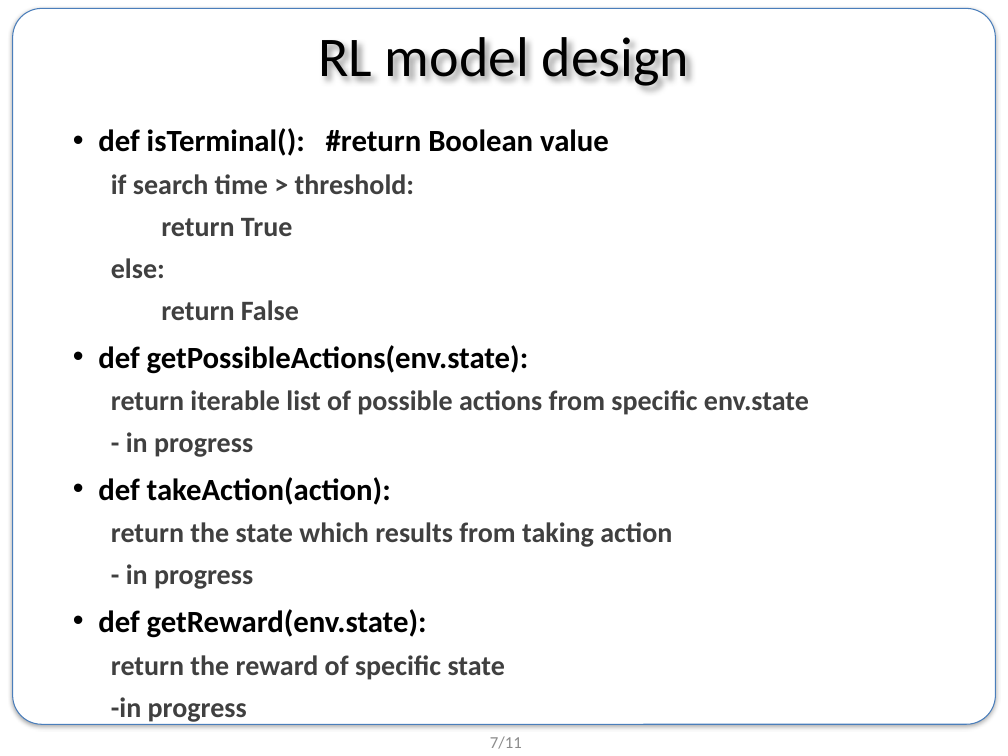
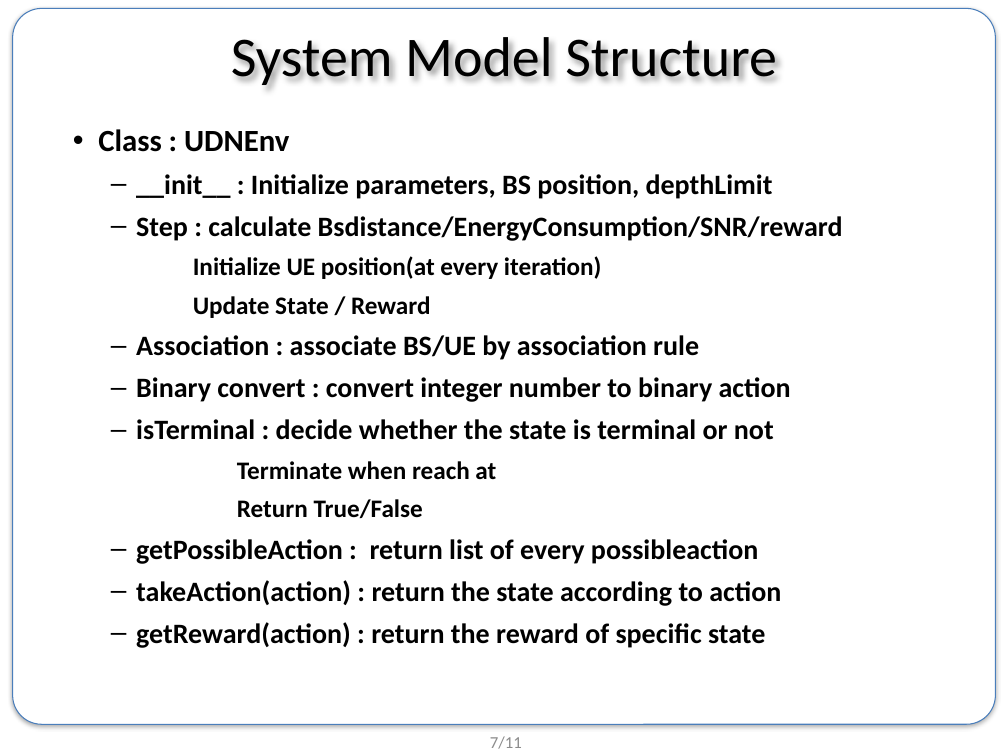
Before and after one commit to BongSangKim/UGRP, a slide deck: slide 7 of Survey meeting/0719 survey/190719 UGRP 발표자료.pptx. Drawn at 1008x756 pixels with LibreOffice and Linux fonts; fonts in the diff are those of the drawing; background and template pictures are left out. Boxes give left, top, right and bottom in pixels: in the first picture for what was removed or moved away, otherwise in the second. Text is boxed around its words. In the diff, an @@ line names an element or a change of style, - is before the commit and + after.

```diff
--- a/Survey meeting/0719 survey/190719 UGRP 발표자료.pptx
+++ b/Survey meeting/0719 survey/190719 UGRP 발표자료.pptx
@@ title at [231,37,777,85]: text changed @@
-RL model design
+System Model Structure
@@ text at [98,129,843,648]: text changed; text colour #404040 to #000000 @@
-• def isTerminal(): #return Boolean value
-  if search time > threshold:
-  return True
-  else:
-  return False
-• def getPossibleActions(env.state):
-  return iterable list of possible actions from specific env.state
-  - in progress
-• def takeAction(action):
-  return the state which results from taking action
-  - in progress
-• def getReward(env.state):
-  return the reward of specific state
-  -in progress
+• Class : UDNEnv
+  – __init__ : Initialize parameters, BS position, depthLimit
+  – Step : calculate Bsdistance/EnergyConsumption/SNR/reward
+      Initialize UE position(at every iteration)
+      Update State / Reward
+  – Association : associate BS/UE by association rule
+  – Binary convert : convert integer number to binary action
+  – isTerminal : decide whether the state is terminal or not
+        Terminate when reach at
+        Return True/False
+  – getPossibleAction : return list of every possibleaction
+  – takeAction(action) : return the state according to action
+  – getReward(action) : return the reward of specific state
```
Also in this commit, not shown: 2 other slides changed, 2 slides added, 5 slides removed, 2 other files.
